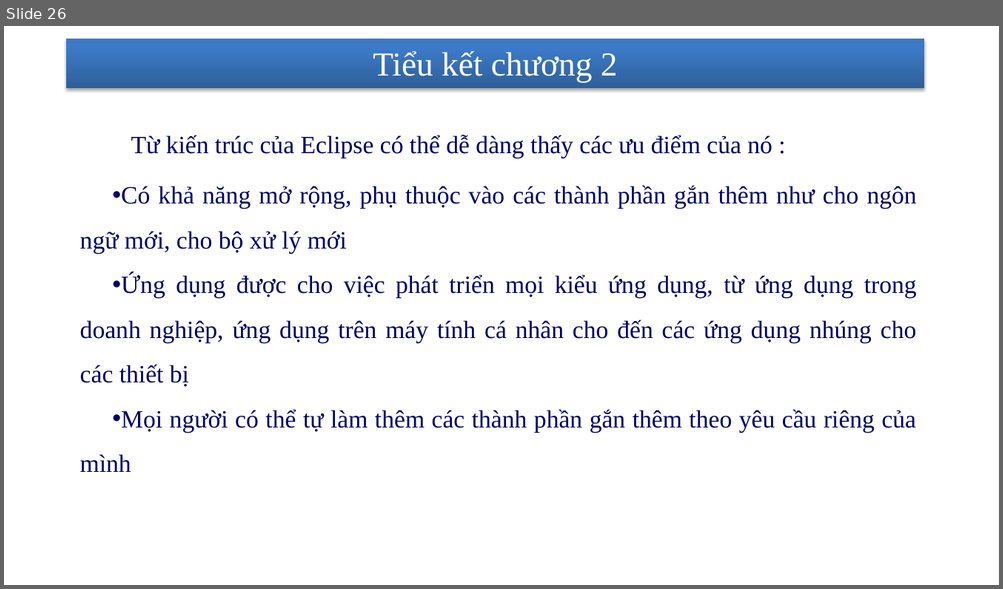
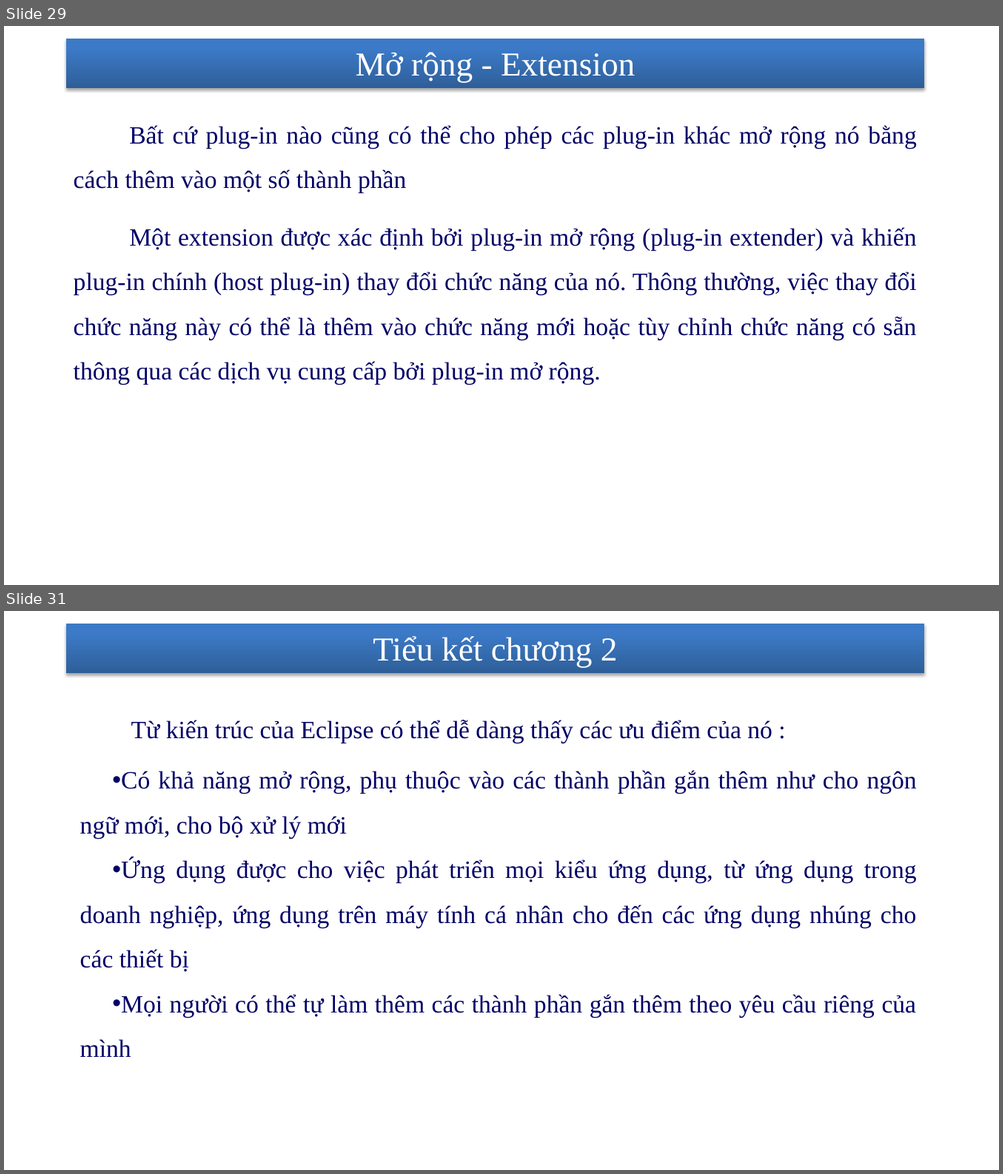
Before and after one commit to nhanhnt/LUANVAN, a slide deck: WORD/luanvan_nhanhnt_ver5.pptx. Shown one above the other, each under a label of ours: slide 26 before the commit, slides 29 and 31 after it; the slides between them are not shown. The pictures are 1003x589 and 1003x1174 pixels, drawn with LibreOffice and Linux fonts; fonts in the diff are those of the drawing; background and template pictures are left out. Boxes give left, top, right and bottom in pixels: in the first picture for what was removed or moved away, otherwise in the second. Text is boxed around its words. In the diff, an @@ line names an element or a change of style, - is before the commit and + after.

```diff
--- a/WORD/luanvan_nhanhnt_ver5.pptx
+++ b/WORD/luanvan_nhanhnt_ver5.pptx
@@ slide 29 added at [4, 26, 999, 585], background picture (left out); not listed: 1 template element that a slide beside it also shows @@
@@ title added at [356, 52, 634, 82], 32.4 pt, text #FFFFFF @@
+Mở rộng - Extension
@@ text added at [74, 125, 916, 385], 24 pt, text #000066 @@
+    Bất cứ plug-in nào cũng có thể cho phép các plug-in khác mở rộng nó bằng cách thêm vào một số thành phần
+    Một extension được xác định bởi plug-in mở rộng (plug-in extender) và khiến plug-in chính (host plug-in) thay đổi chức năng của nó. Thông thường, việc thay đổi chức năng này có thể là thêm vào chức năng mới hoặc tùy chỉnh chức năng có sẵn thông qua các dịch vụ cung cấp bởi plug-in mở rộng.
@@ page number added at [681, 547, 913, 577], 14 pt, text #FFFFFF @@
+29
@@ what was slide 26 is now slide 31 @@
```
Also in this commit, not shown: 4 slides changed, 8 other slides added, 1 slide removed.
